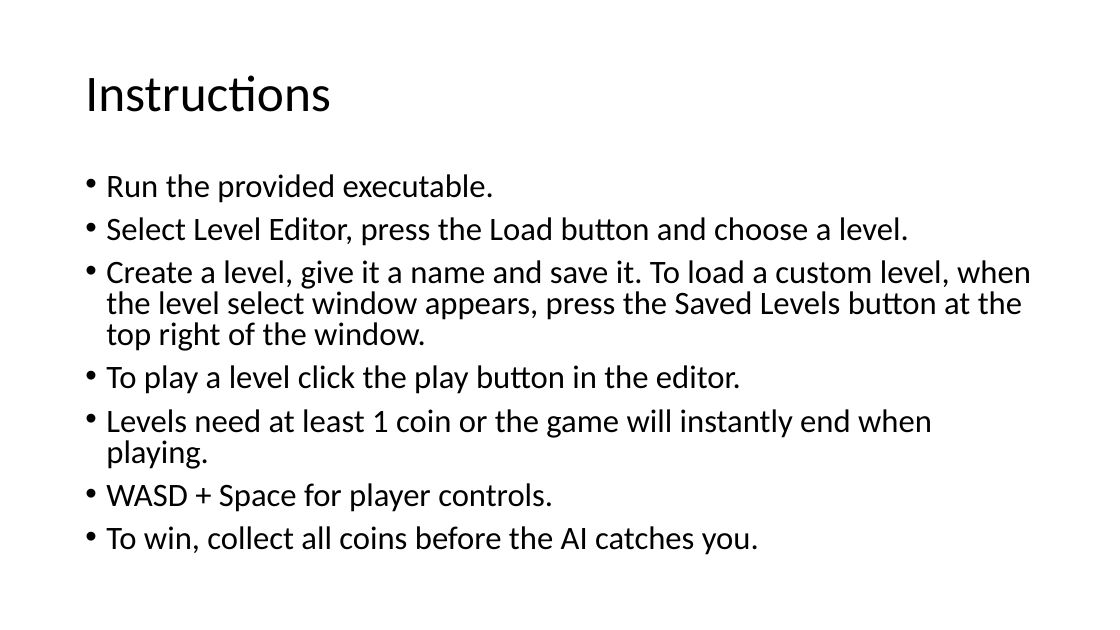
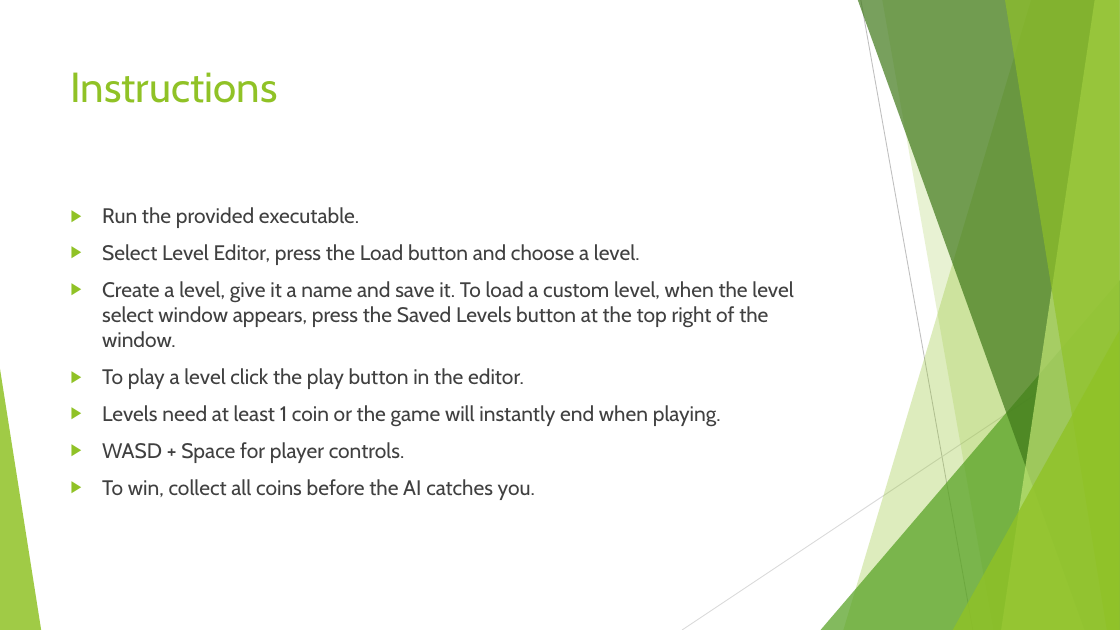
Before and after one commit to AdamBallinger/ProjectPlatform, a slide deck: slide 2 of Report.pptx. Drawn at 1120x630 pixels with LibreOffice and Linux fonts; fonts in the diff are those of the drawing. Boxes give left, top, right and bottom in pixels: in the first picture for what was removed or moved away, otherwise in the second. Text is boxed around its words. In the diff, an @@ line names an element or a change of style, - is before the commit and + after.

```diff
--- a/Report.pptx
+++ b/Report.pptx
@@ title "Instructions": place and size @@
-title "Instructions" at <box>85,75,331,112</box>
+title "Instructions" at <box>71,72,278,103</box>
@@ title "Instructions" at <box>71,72,278,103</box>: size 44 to 36 pt, font Calibri to Cabin, text colour #000000 to #90C226; line spacing 0.9 to 1; vertical alignment middle to top @@
@@ text "Run the provided executable.": place and size @@
-text "Run the provided executable." at <box>106,174,1031,555</box>
+text "Run the provided executable." at <box>102,207,793,500</box>
@@ text "Run the provided executable." at <box>102,207,793,500</box>: size 28 to 18 pt, font Calibri to Cabin, text colour #000000 to #404040; bullet • to ▶; line spacing 0.8 to 1 @@
@@ group added at <box>0,0,1120,630</box>: 5 freeform shapes, 3 triangles, 2 lines @@
```
Also in this commit, not shown: 4 other slides changed, 20 other files.
